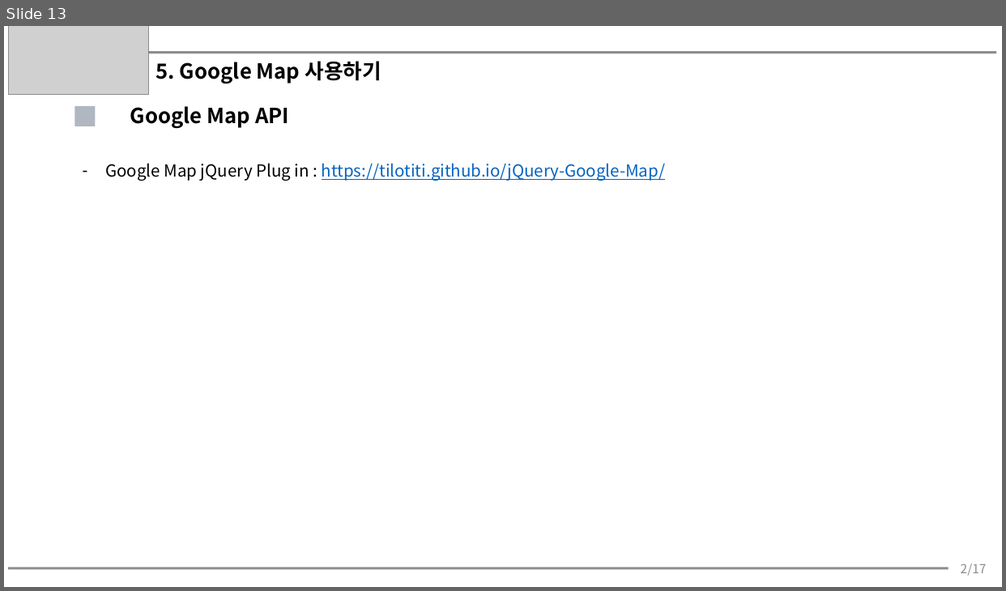
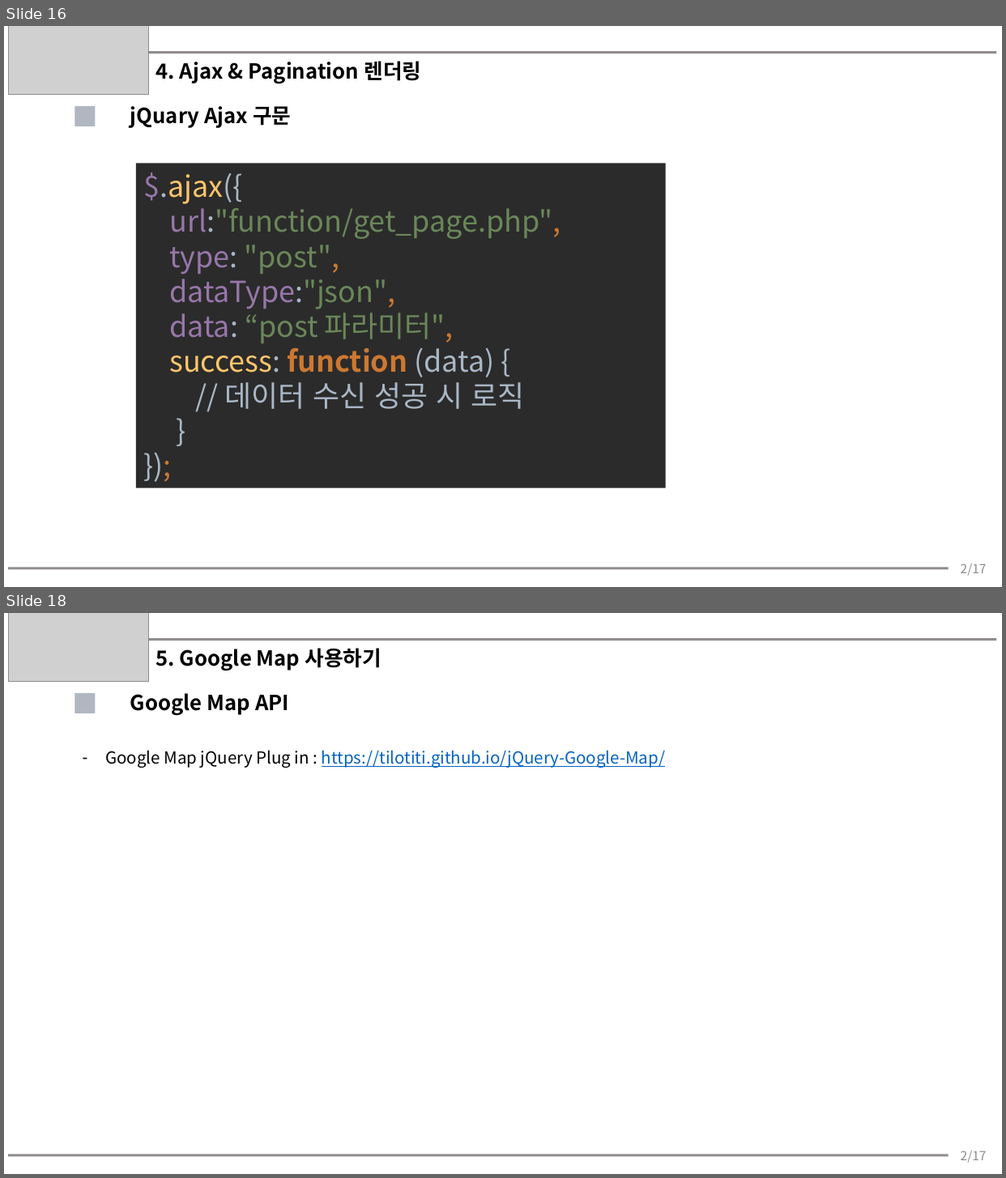
Before and after one commit to you359/PHP-Programming, a slide deck: 추가자료/웹 페이지 제작 실습.pptx. Shown one above the other, each under a label of ours: slide 13 before the commit, slides 16 and 18 after it; the slides between them are not shown. The pictures are 1006x591 and 1006x1178 pixels, drawn with LibreOffice and Linux fonts; fonts in the diff are those of the drawing; grey boxes stand for pictures. Boxes give left, top, right and bottom in pixels: in the first picture for what was removed or moved away, otherwise in the second. Text is boxed around its words. In the diff, an @@ line names an element or a change of style, - is before the commit and + after.

```diff
--- a/추가자료/웹 페이지 제작 실습.pptx
+++ b/추가자료/웹 페이지 제작 실습.pptx
@@ slide 16 added at [4, 26, 1002, 587], background #FFFFFF @@
@@ picture added at [9, 26, 149, 94] @@
@@ line added from (148, 52) to (997, 52), #767171 2.25 pt @@
@@ text added at [156, 61, 421, 84], 20 pt, text #000000, bold @@
+4. Ajax & Pagination 렌더링
@@ rectangle added at [75, 106, 96, 126], fill #B0B7C1 @@
@@ text added at [130, 106, 291, 128], 20 pt, text #000000, bold @@
+jQuary Ajax 구문
@@ rectangle added at [136, 163, 665, 488], fill #2B2B2B, 28 pt, text #6A8759 @@
+$.ajax({
+url:"function/get_page.php",
+type: "post",
+dataType:"json",
+data: “post 파라미터",
+success: function (data) {
+// 데이터 수신 성공 시 로직
+}
+});
@@ line added from (9, 569) to (948, 569), #767171 2.25 pt @@
@@ text added at [961, 564, 987, 576], 12 pt, text #8C8C8C @@
+2/17
@@ what was slide 13 is now slide 18 @@
```
Also in this commit, not shown: 1 slide changed, 4 other slides added, 1 other file.
